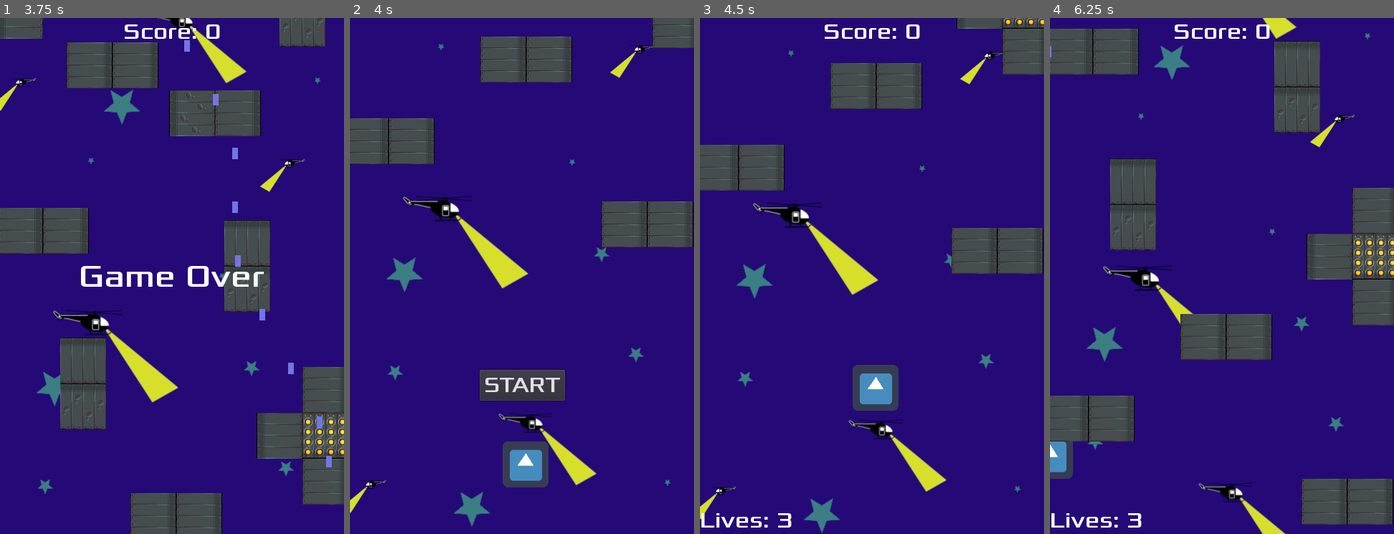
Above: before the commit, frames 1-4 (left to right).
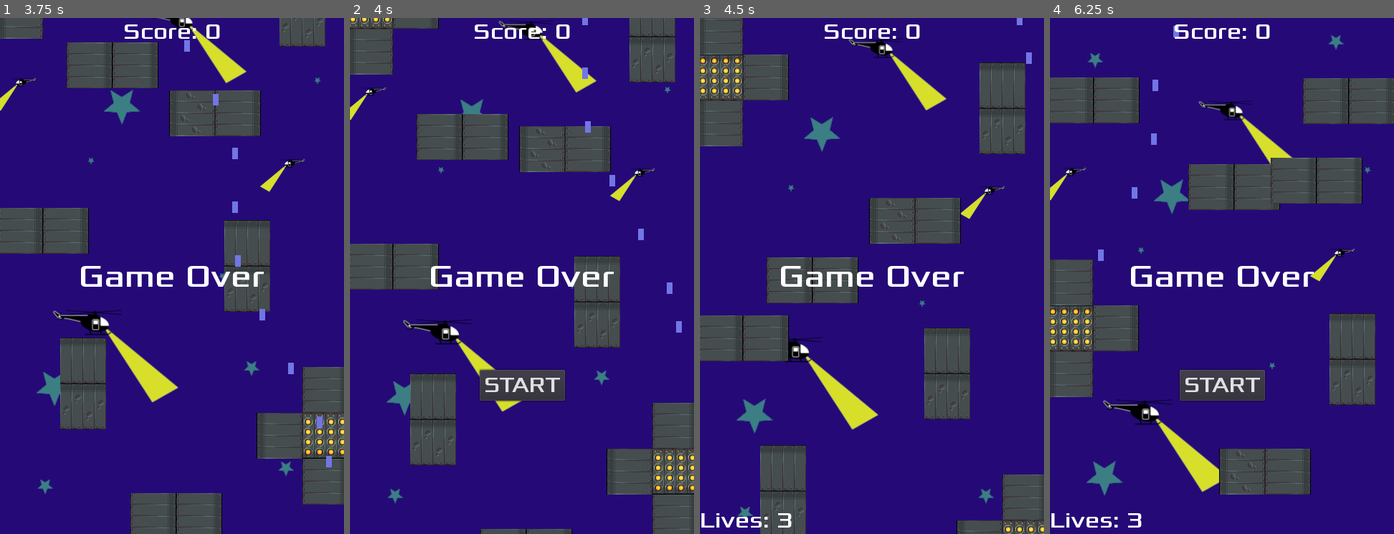
Above: after the commit, the same moments.

Repository: Harrison-Winters/Jet-Pack-Escape
Game: Godot game, scene res://Stage1.tscn
The game is run twice, just before and just after one commit, with the same random seed, the same clock (stepped at 60 frames per second) and the same inputs. The engine's default icon, where the game draws it, is replaced by a stand-in: a white triangle on a blue panel in a dark square.
Inputs:
- Up to frame 1 (3.75 s): click "START" at 0.5 s; hold Right (ui_right) 1.28-2.03 s; hold Z (shoot) 1.28-2.03 s; hold Down (ui_down) 2.03-2.78 s; tap Z (shoot) at 2.1, 3.6 s; hold Right (ui_right) 2.78-3.53 s; hold Z (shoot) 2.78-3.53 s; hold Up (ui_up) from 3.53 s (still down)
- Up to frame 2 (4 s): keep holding Up (ui_up)
- Up to frame 3 (4.5 s): release Up (ui_up) at 4.25 s; click "START" at 4.25 s
- Up to frame 4 (6.25 s): hold Z (shoot) 5.03-5.78 s; hold Left (ui_left) from 5.03 s (still down); tap Z (shoot) at 5.85 s

Frame 1 is identical in both runs. In frame 2, 33% of the frame differs, in the area x 0-100%, y 0-100%; in frame 3, 35%; in frame 4, 43%.

Commit message:
Added back signal

Diff:
--- a/Jetpack Escape/Stage1.tscn
+++ b/Jetpack Escape/Stage1.tscn
@@ -74,7 +74,5 @@
 stretch_mode = 2
 script = ExtResource( 8 )
 
-[connection signal="restart_game" from="HUD" to="." method="_on_HUD_restart_game"]
-
 [connection signal="start_game" from="HUD" to="TextureRect" method="_on_HUD_start_game"]
 [connection signal="win" from="Part1" to="HUD" method="_on_Part1_win"]
